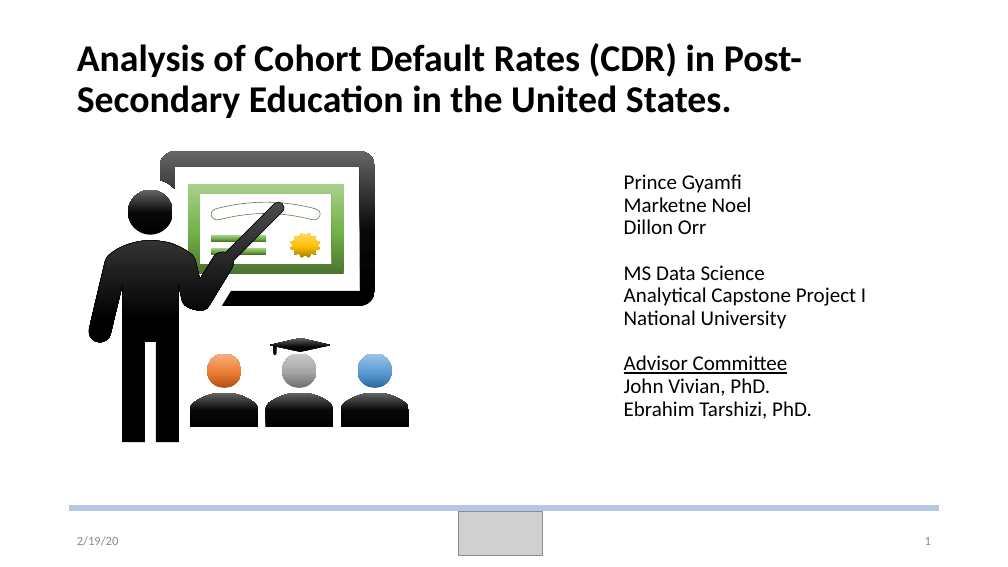
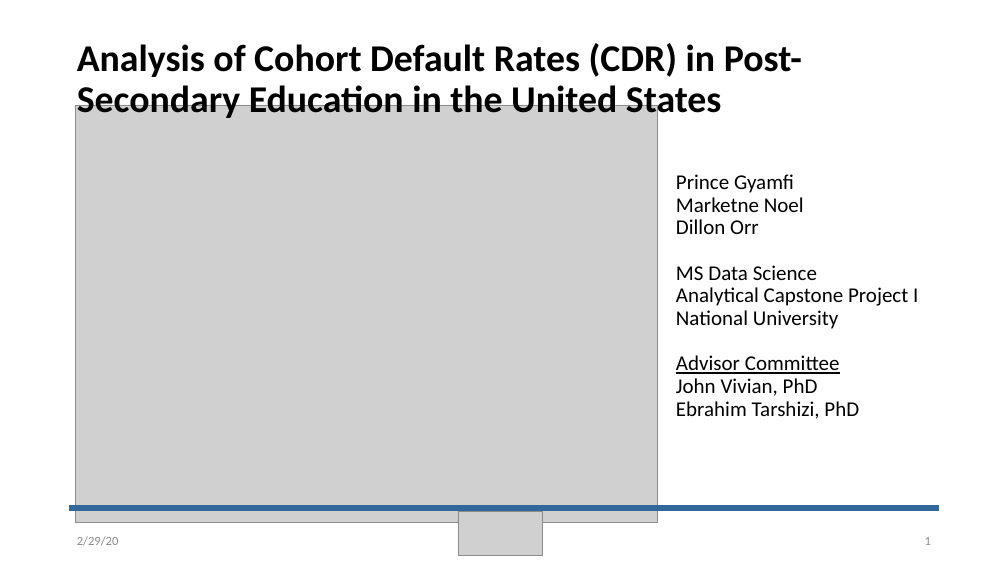
Before and after one commit to NU-Noise/Analysis-of-Cohort-Default-Rates-in-Post-Secondary-Education, a slide deck: slide 1 of proposal/defaultRates.pptx. Drawn at 1008x567 pixels with LibreOffice and Linux fonts; fonts in the diff are those of the drawing; grey boxes stand for pictures. Boxes give left, top, right and bottom in pixels: in the first picture for what was removed or moved away, otherwise in the second. Text is boxed around its words. In the diff, an @@ line names an element or a change of style, - is before the commit and + after.

```diff
--- a/proposal/defaultRates.pptx
+++ b/proposal/defaultRates.pptx
@@ title at [77, 43, 802, 121]: text changed @@
-Analysis of Cohort Default Rates (CDR) in Post-Secondary Education in the United States.
+Analysis of Cohort Default Rates (CDR) in Post-Secondary Education in the United States
@@ picture added at [76, 105, 657, 523] @@
@@ group removed at [88, 151, 409, 442]: 9 freeform shapes @@
@@ text "Prince Gyamfi": place and size @@
-text "Prince Gyamfi" at [624, 174, 866, 419]
+text "Prince Gyamfi" at [676, 174, 918, 419]
@@ group removed at [188, 184, 344, 274]: 5 freeform shapes @@
@@ freeform shape removed at [270, 338, 331, 355] @@
@@ text at [676, 378, 859, 419]: text changed @@
-John Vivian, PhD.
-Ebrahim Tarshizi, PhD.
+John Vivian, PhD
+Ebrahim Tarshizi, PhD
@@ line (939, 508) - (70, 508): stroke #B4C7E7 6 pt to #336699 6 pt @@
```
Also in this commit, not shown: 7 other slides changed, 8 slides added, 8 slides removed.
